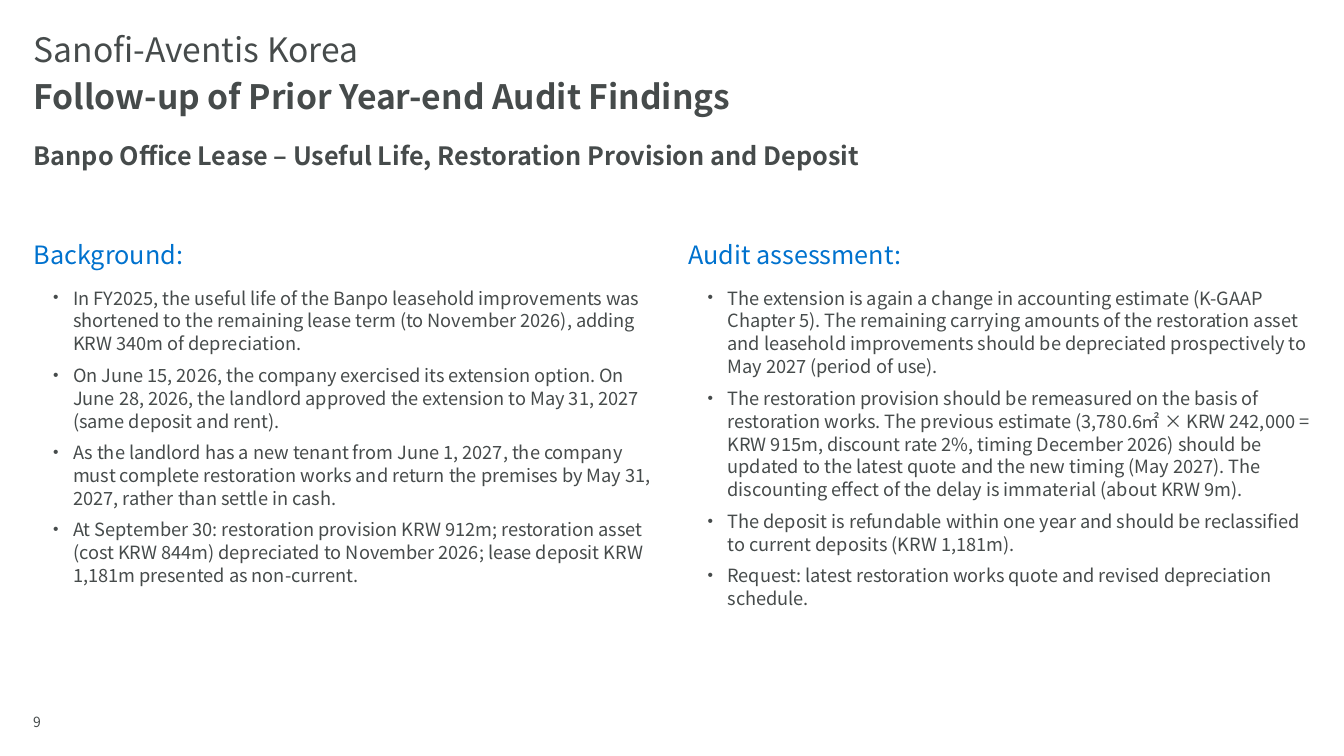
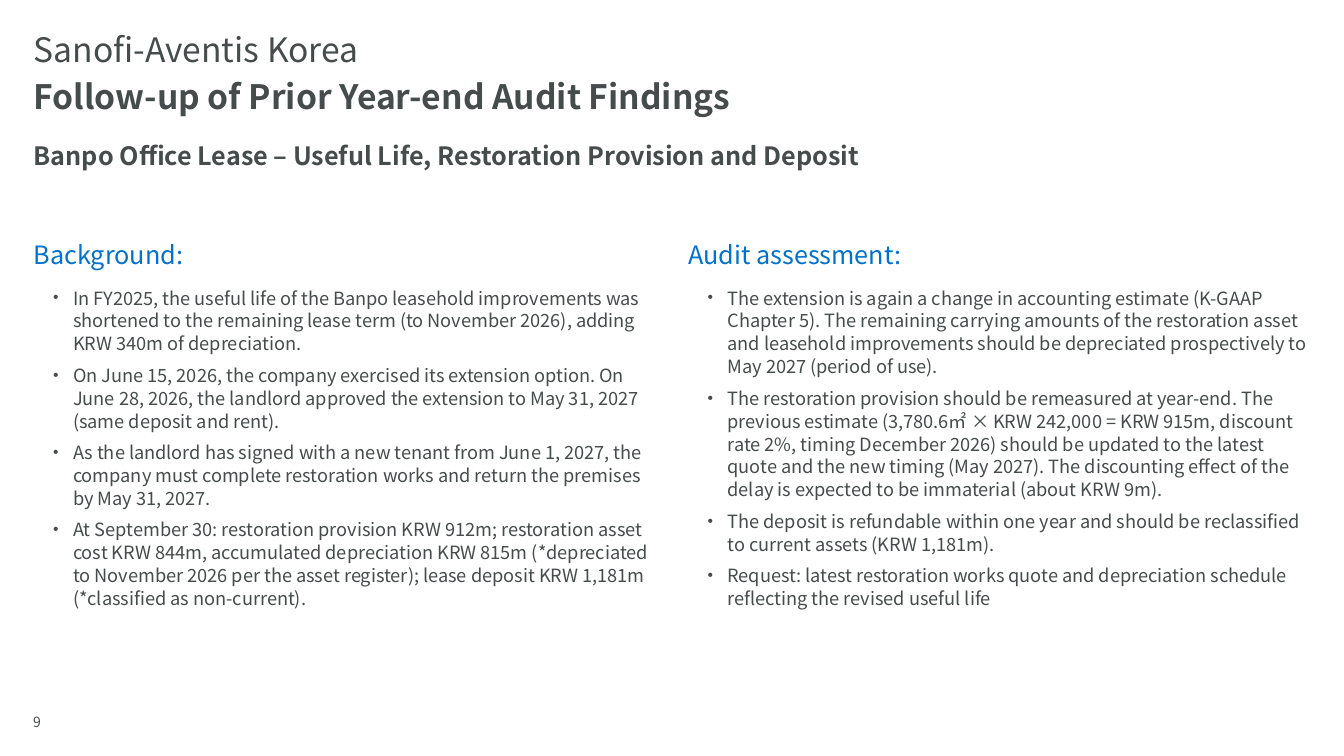
Before and after one commit to hansesle-maker/code, a slide deck: slide 9 of deliverables/SAK_FY2026_Interim_Closing_EN.pptx. Drawn at 1344x756 pixels with LibreOffice and Linux fonts; fonts in the diff are those of the drawing; background and template pictures are left out. Boxes give left, top, right and bottom in pixels: in the first picture for what was removed or moved away, otherwise in the second. Text is boxed around its words. In the diff, an @@ line names an element or a change of style, - is before the commit and + after.

```diff
--- a/deliverables/SAK_FY2026_Interim_Closing_EN.pptx
+++ b/deliverables/SAK_FY2026_Interim_Closing_EN.pptx
@@ text at <box>728,390,1300,610</box>: text changed @@
-  • The restoration provision should be remeasured on the basis of restoration works. The previous estimate (3,780.6㎡ × KRW 242,000 = KRW 915m, discount rate 2%, timing December 2026) should be updated to the latest quote and the new timing (May 2027). The discounting effect of the delay is immaterial (about KRW 9m).
-  • The deposit is refundable within one year and should be reclassified to current deposits (KRW 1,181m).
-  • Request: latest restoration works quote and revised depreciation schedule.
+  • The restoration provision should be remeasured at year-end. The previous estimate (3,780.6㎡ × KRW 242,000 = KRW 915m, discount rate 2%, timing December 2026) should be updated to the latest quote and the new timing (May 2027). The discounting effect of the delay is expected to be immaterial (about KRW 9m).
+  • The deposit is refundable within one year and should be reclassified to current assets (KRW 1,181m).
+  • Request: latest restoration works quote and depreciation schedule reflecting the revised useful life
@@ text at <box>73,444,648,609</box>: text changed @@
-  • As the landlord has a new tenant from June 1, 2027, the company must complete restoration works and return the premises by May 31, 2027, rather than settle in cash.
-  • At September 30: restoration provision KRW 912m; restoration asset (cost KRW 844m) depreciated to November 2026; lease deposit KRW 1,181m presented as non-current.
+  • As the landlord has signed with a new tenant from June 1, 2027, the company must complete restoration works and return the premises by May 31, 2027.
+  • At September 30: restoration provision KRW 912m; restoration asset cost KRW 844m, accumulated depreciation KRW 815m (*depreciated to November 2026 per the asset register); lease deposit KRW 1,181m (*classified as non-current).
```
Also in this commit, not shown: 8 other slides changed, 1 other file.
